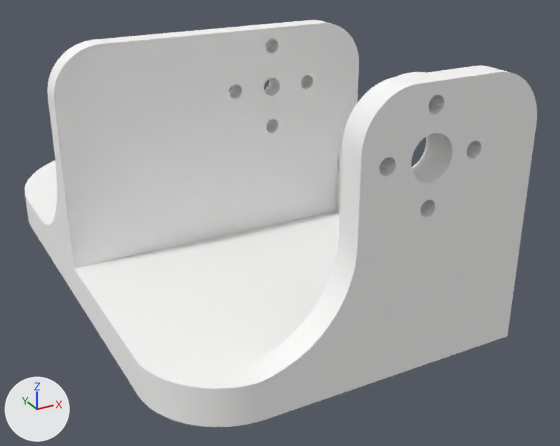
Renders of the OBJ model meshes/K2/Feet_left.obj from each side of a commit.
Rendered twice from a 50 mm camera at (2.28, -11.43, -27.61) aimed at (8.55, -0.04, -33.3). The lights are fixed; the arrows at lower left show +X, +Y and +Z. The picture after the commit comes second. Where no turn or scale is listed for an object, it has been applied to the vertices.

Names of what the first picture shows: 'Feet_left'.
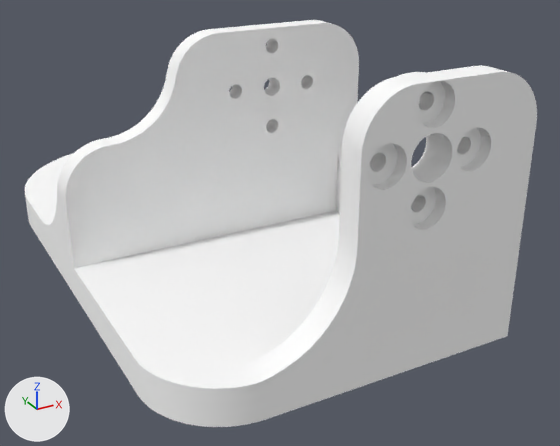
What differs and where, as boxes (x1, y1, x2, y2) in the pictures (560 x 446 px):
part 1 of me_feet_left, cut back
    before: (345, 72, 537, 302)
    after: (340, 66, 537, 309)
part 2 of me_feet_left, cut back
    before: (32, 20, 322, 268)
    after: (42, 20, 322, 268)

The change, as a list of edits to the scene's bpy script:
```text
Change me_feet_left:
    used by ob_feet_left; location = (0.0, 0.0, 0.0)
    remove me_feet_left.from_pydata(...)  # 1310 vertices, 2656 faces; spans x 4.83..10.35, y -4.08..6.43, z -34.04..-29.84
    add me_feet_left.from_pydata(...)  # 1579 vertices, 3196 faces; spans x 4.83..10.35, y -4.08..6.43, z -34.04..-29.84
    me_feet_left part 1: 2 vertices moved from x 8.67..9.28, y -4.08, z -31.58..-30.96 to x 8.67..9.28, y -3.88, z -31.58..-30.96; 94 vertices removed from x 7.73..9.38, y -4.08, z -31.67..-30.02; 318 vertices added at x 7.55..9.55, y -4.08..-3.88, z -31.84..-29.84
    me_feet_left part 2: 9 vertices moved from x 4.83..4.99, y 0.65..2.13, z -33.38..-30.16 to x 4.83..6.92, y 0.65..2.12, z -33.37..-30.18; 34 vertices removed from x 4.83..5.63, y 0.25..2.3, z -33.41..-29.84; 79 vertices added at x 4.83..7.58, y 0.25..2.29, z -33.41..-29.84
```
